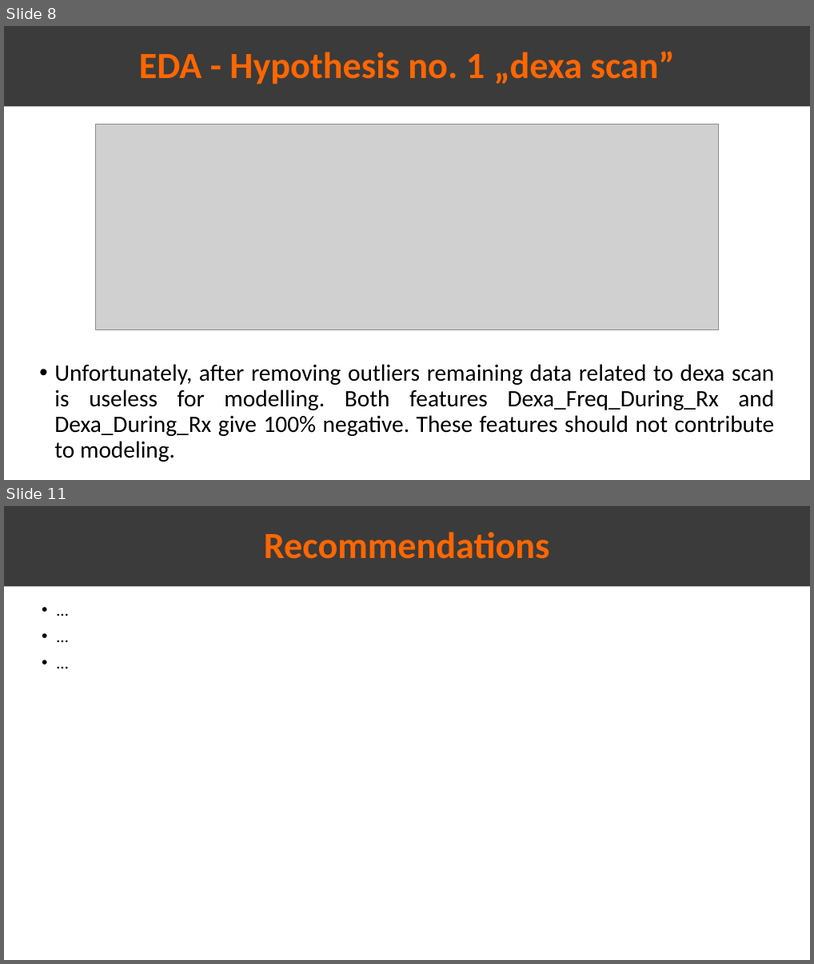
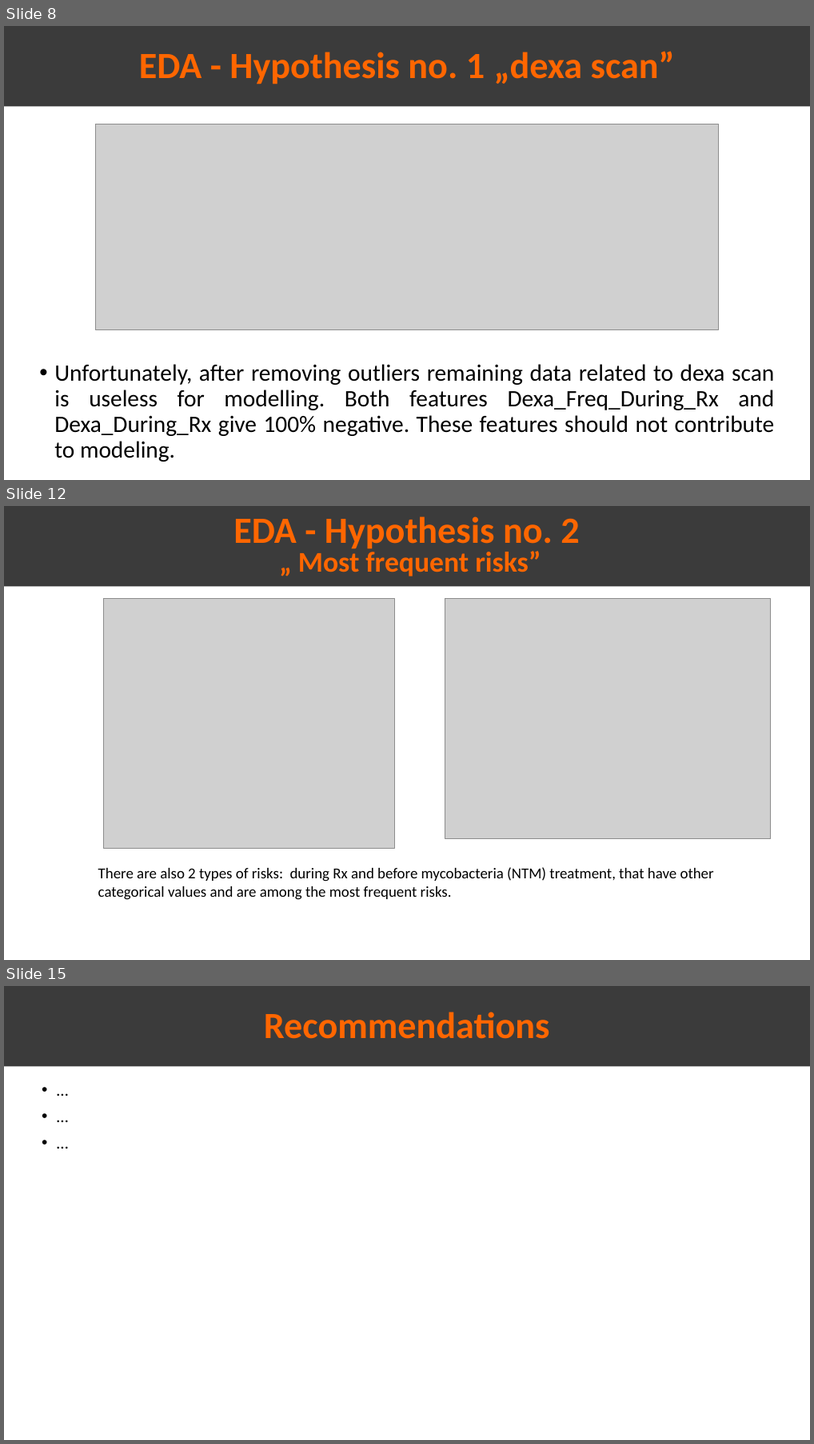
Before and after one commit to Omar-Safwat/HealthCare_project, a slide deck: Week_11/Presentation_EDA.pptx. Shown one above the other, each under a label of ours: slides 8 and 11 before the commit, slides 8, 12 and 15 after it; the slides between them are not shown. The pictures are 814x964 and 814x1444 pixels, drawn with LibreOffice and Linux fonts; fonts in the diff are those of the drawing; grey boxes stand for pictures. Boxes give left, top, right and bottom in pixels: in the first picture for what was removed or moved away, otherwise in the second. Text is boxed around its words. In the diff, an @@ line names an element or a change of style, - is before the commit and + after.

```diff
--- a/Week_11/Presentation_EDA.pptx
+++ b/Week_11/Presentation_EDA.pptx
@@ slide 12 added at bbox=[4, 506, 810, 960], background #FFFFFF @@
@@ rectangle added at bbox=[4, 506, 810, 587], fill #3B3B3B, 34 pt, text #FF6600, bold @@
+EDA - Hypothesis no. 2
+„ Most frequent risks”
@@ picture added at bbox=[103, 598, 394, 848] @@
@@ picture added at bbox=[446, 598, 771, 838] @@
@@ text added at bbox=[98, 867, 714, 900], 18 pt, text #000000 @@
+There are also 2 types of risks: during Rx and before mycobacteria (NTM) treatment, that have other categorical values and are among the most frequent risks.
@@ what was slide 11 is now slide 15 @@
```
Also in this commit, not shown: 2 slides changed, 3 other slides added, 6 other files.
